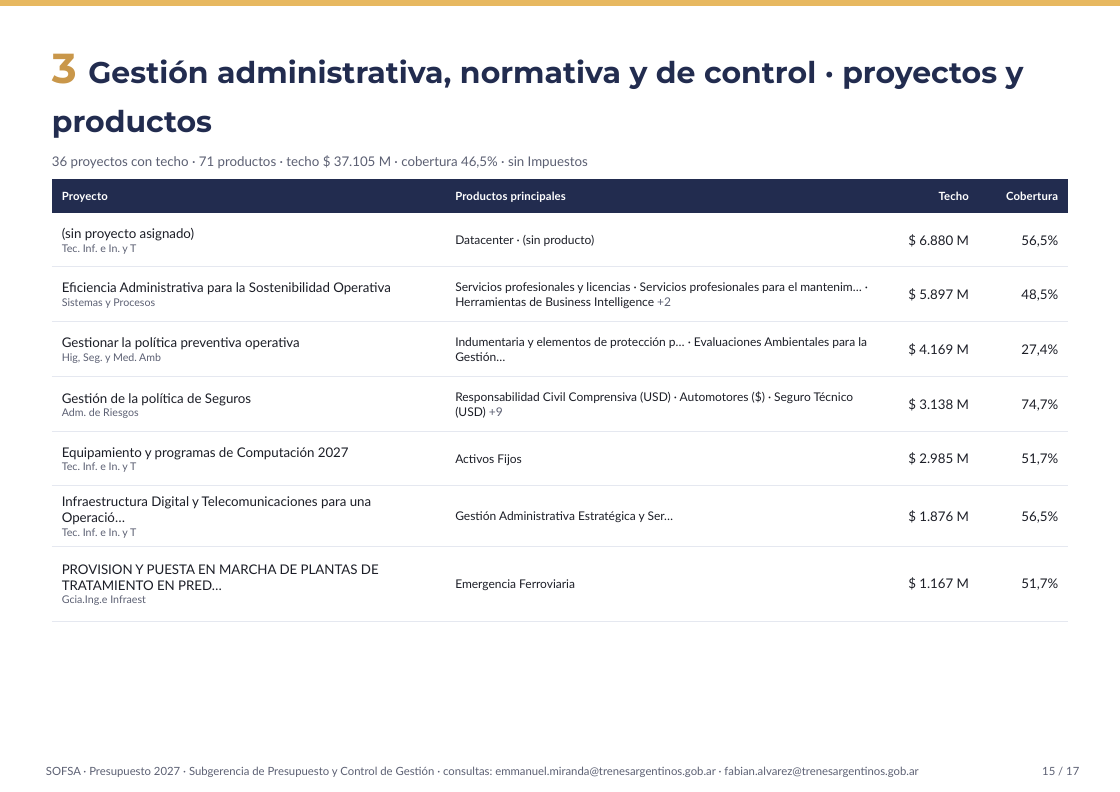
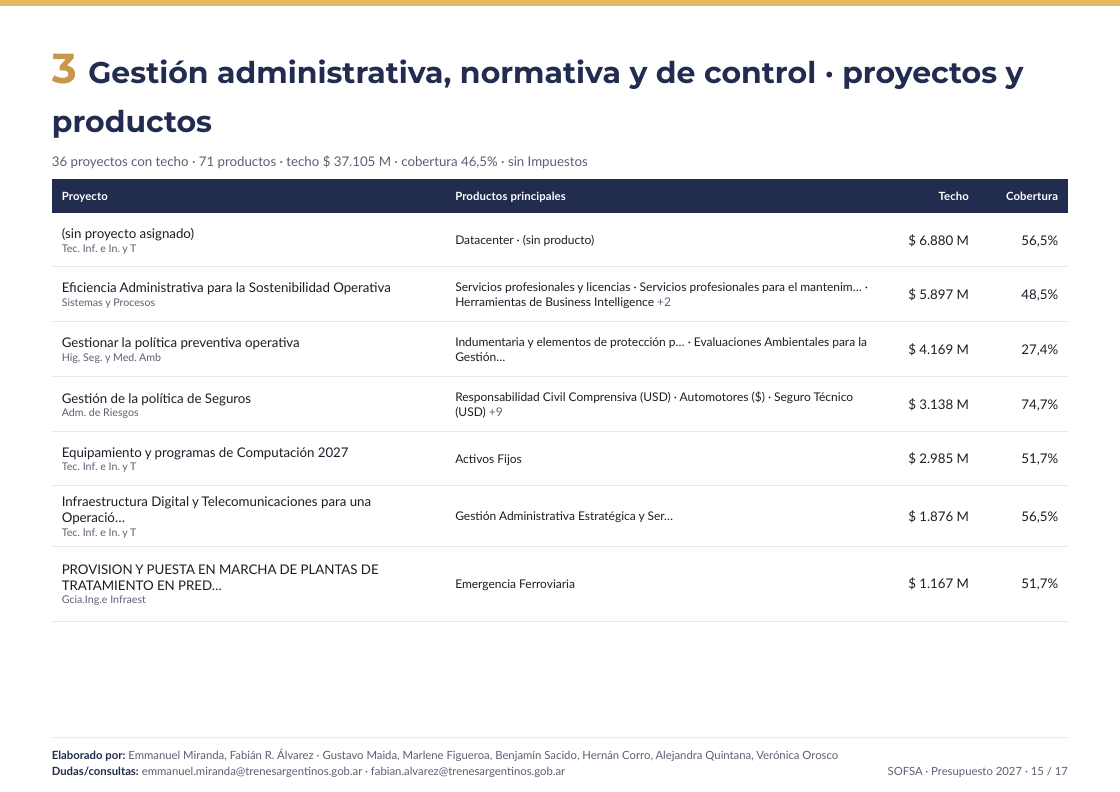
Before and after one commit to emiranda028/pluri_sofsa, a slide deck: slide 15 of Presupuesto_2027_SOFSA_presentacion.pptx. Drawn at 1120x792 pixels with LibreOffice and Linux fonts; fonts in the diff are those of the drawing. Boxes give left, top, right and bottom in pixels: in the first picture for what was removed or moved away, otherwise in the second. Text is boxed around its words. In the diff, an @@ line names an element or a change of style, - is before the commit and + after.

```diff
--- a/Presupuesto_2027_SOFSA_presentacion.pptx
+++ b/Presupuesto_2027_SOFSA_presentacion.pptx
@@ rectangle added at (x1=52, y1=737, x2=1067, y2=738), fill #E5E8F0 @@
@@ text added at (x1=52, y1=749, x2=838, y2=761), 8.5 pt, text #5A6072 @@
+Elaborado por: Emmanuel Miranda, Fabián R. Álvarez · Gustavo Maida, Marlene Figueroa, Benjamín Sacido, Hernán Corro, Alejandra Quintana, Verónica Orosco
@@ text at (x1=52, y1=766, x2=565, y2=777): text changed; text colour #5C6073 to #5A6072 @@
-SOFSA · Presupuesto 2027 · Subgerencia de Presupuesto y Control de Gestión · consultas: emmanuel.miranda@trenesargentinos.gob.ar · fabian.alvarez@trenesargentinos.gob.ar
+Dudas/consultas: emmanuel.miranda@trenesargentinos.gob.ar · fabian.alvarez@trenesargentinos.gob.ar
@@ text at (x1=888, y1=767, x2=1068, y2=777): text changed @@
-15 / 17
+SOFSA · Presupuesto 2027 · 15 / 17
```
Also in this commit, not shown: 16 other slides changed, 2 other files.
